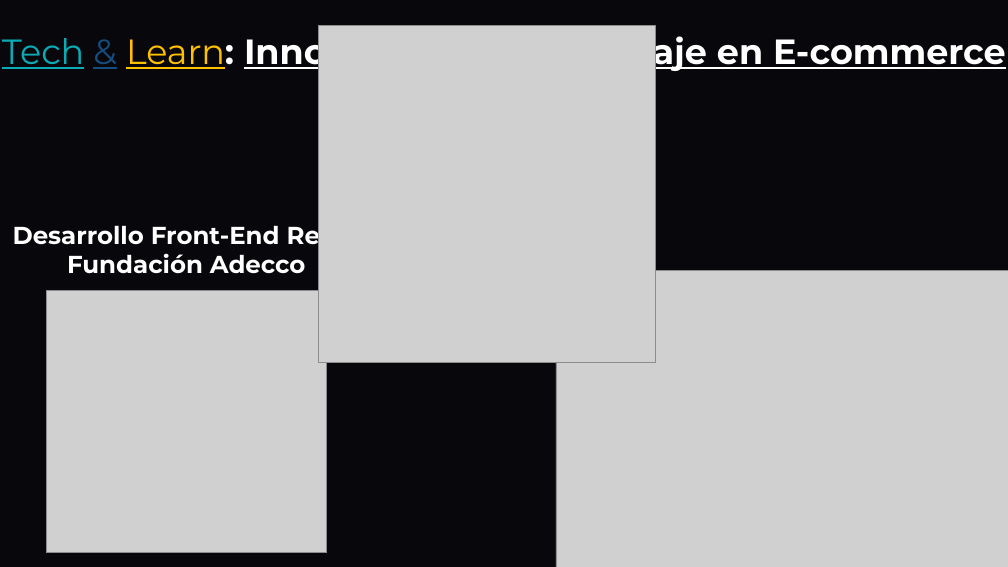
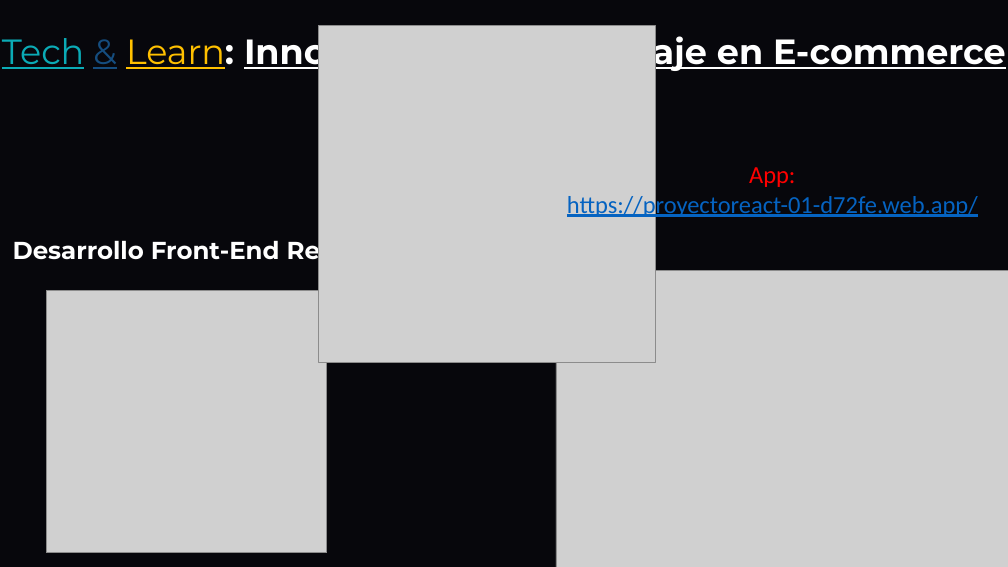
Before and after one commit to DavidCorredorMiguel/proyectogrupo2, a slide deck: slide 1 of Tech-and-Learn-Innovacion-y-Aprendizaje-en-E-commerce (1).pptx. Drawn at 1008x567 pixels with LibreOffice and Linux fonts; fonts in the diff are those of the drawing; grey boxes stand for pictures; background and template pictures are left out. Boxes give left, top, right and bottom in pixels: in the first picture for what was removed or moved away, otherwise in the second. Text is boxed around its words. In the diff, an @@ line names an element or a change of style, - is before the commit and + after.

```diff
--- a/Tech-and-Learn-Innovacion-y-Aprendizaje-en-E-commerce (1).pptx
+++ b/Tech-and-Learn-Innovacion-y-Aprendizaje-en-E-commerce (1).pptx
@@ text added at [567, 167, 978, 219], 28 pt, text #0563C1, underline @@
+App:
+https://proyectoreact-01-d72fe.web.app/
@@ text at [67, 253, 306, 274]: paragraph removed @@
-Fundación Adecco
```
Also in this commit, not shown: 13 slides removed.
